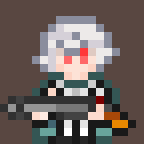
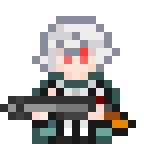
Layer changes from the first (144, 144) image to the second:
hid "Layer 4" over left=0, top=0, right=144, bottom=144
